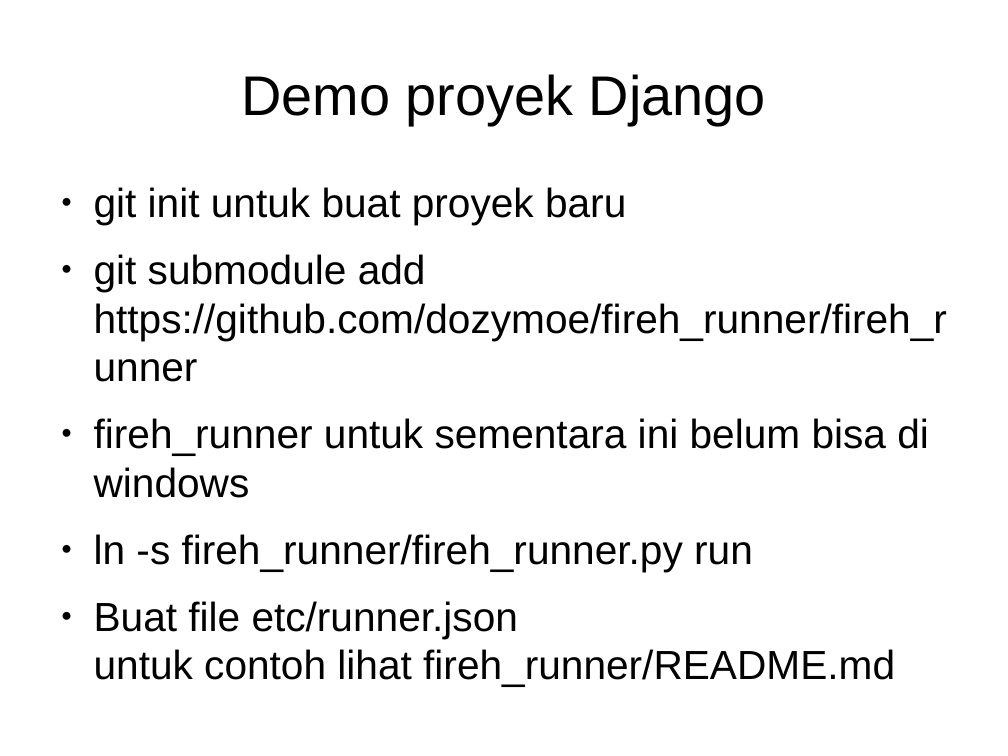
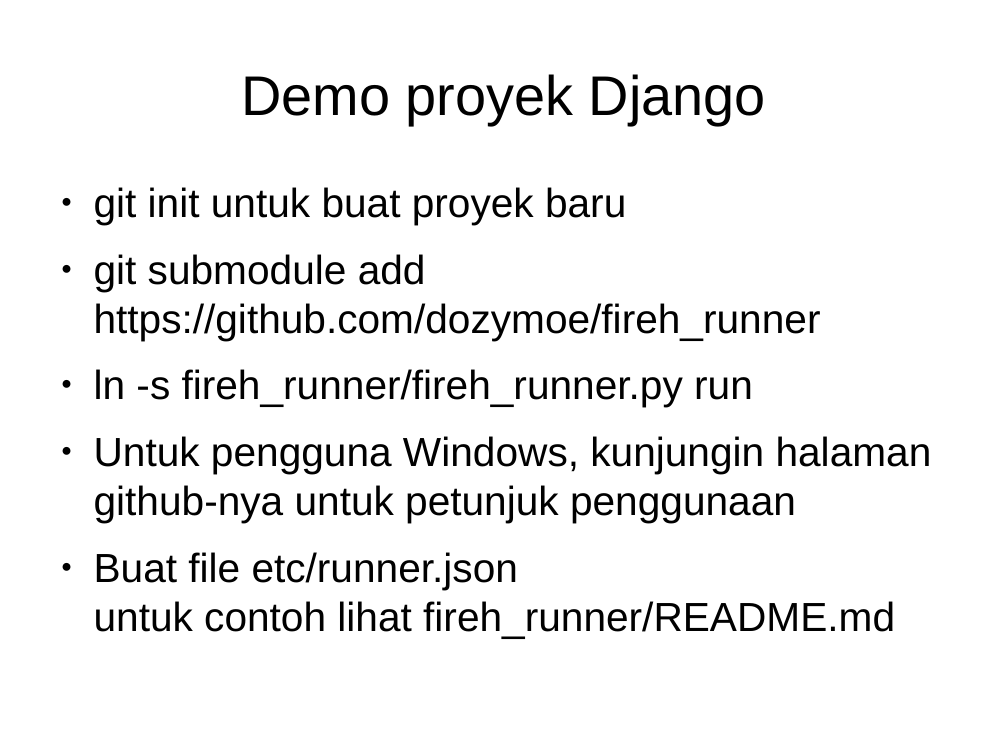
Before and after one commit to ardittot/demo_pybuildtool, a slide deck: slide 4 of Presentasi.odp. Drawn at 1008x756 pixels with LibreOffice and Linux fonts; fonts in the diff are those of the drawing. Boxes give left, top, right and bottom in pixels: in the first picture for what was removed or moved away, otherwise in the second. Text is boxed around its words. In the diff, an @@ line names an element or a change of style, - is before the commit and + after.

```diff
--- a/Presentasi.odp
+++ b/Presentasi.odp
@@ text at (x1=94, y1=254, x2=821, y2=340): text changed @@
-● git submodule add https://github.com/dozymoe/fireh_runner/fireh_runner
-● fireh_runner untuk sementara ini belum bisa di windows
+● git submodule add https://github.com/dozymoe/fireh_runner
@@ text at (x1=94, y1=436, x2=932, y2=523): paragraph added @@
+● Untuk pengguna Windows, kunjungin halaman github-nya untuk petunjuk penggunaan
```
Also in this commit, not shown: 1 other slide changed, 1 slide added, 1 slide removed, 3 other files.
